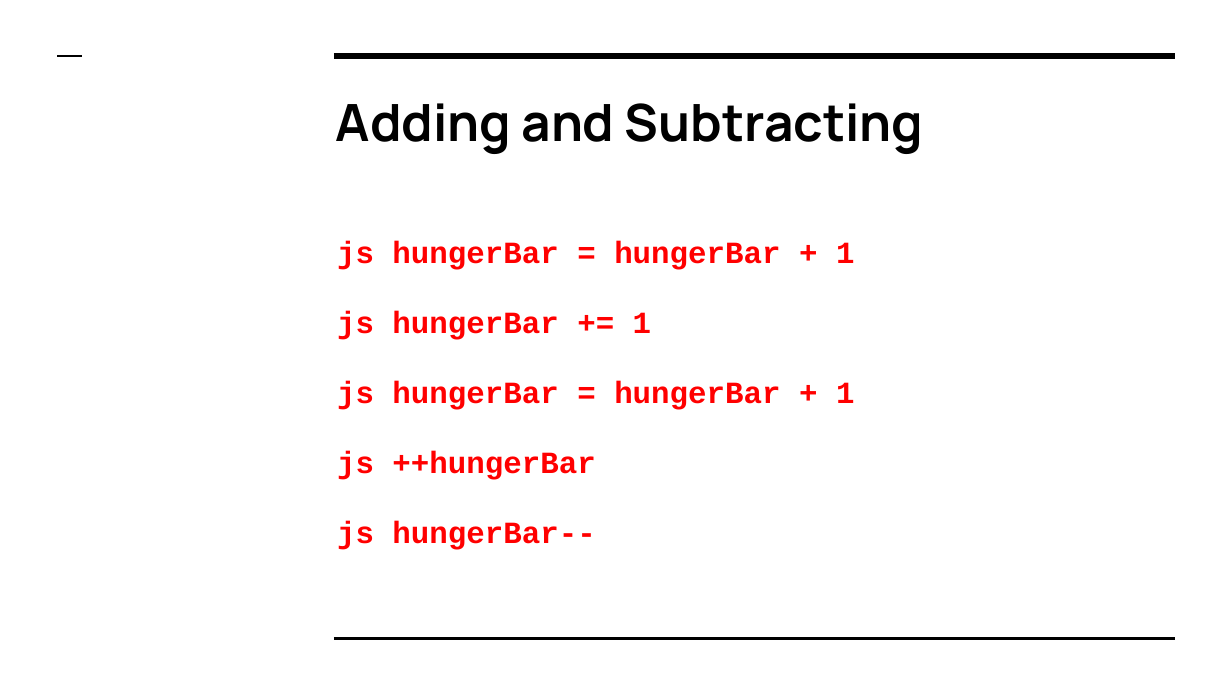
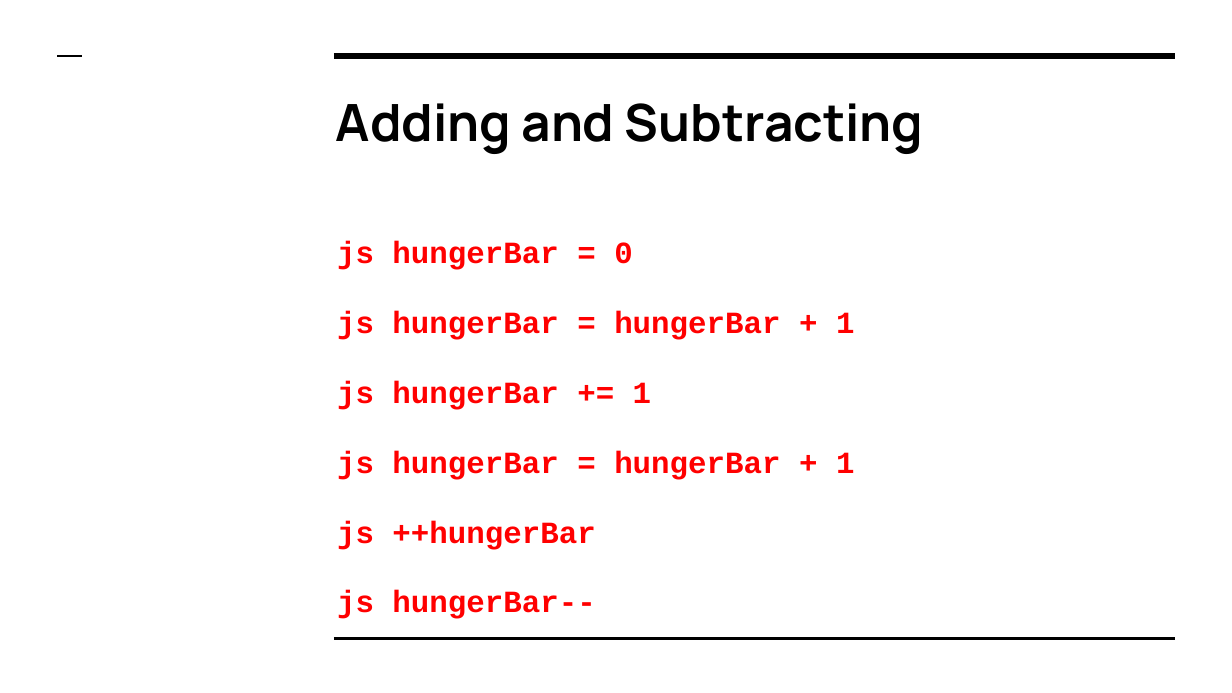
Before and after one commit to LetsCodeBlacksburg/ScriptCraft, a slide deck: slide 23 of slides/ScriptCraft- Day 01 (Getting Started).pptx. Drawn at 1232x693 pixels with LibreOffice and Linux fonts; fonts in the diff are those of the drawing; background and template pictures are left out. Boxes give left, top, right and bottom in pixels: in the first picture for what was removed or moved away, otherwise in the second. Text is boxed around its words. In the diff, an @@ line names an element or a change of style, - is before the commit and + after.

```diff
--- a/slides/ScriptCraft- Day 01 (Getting Started).pptx
+++ b/slides/ScriptCraft- Day 01 (Getting Started).pptx
@@ text at (337, 241, 632, 270): paragraph added @@
+js hungerBar = 0
```
Also in this commit, not shown: 4 other slides changed, 3 other files.
